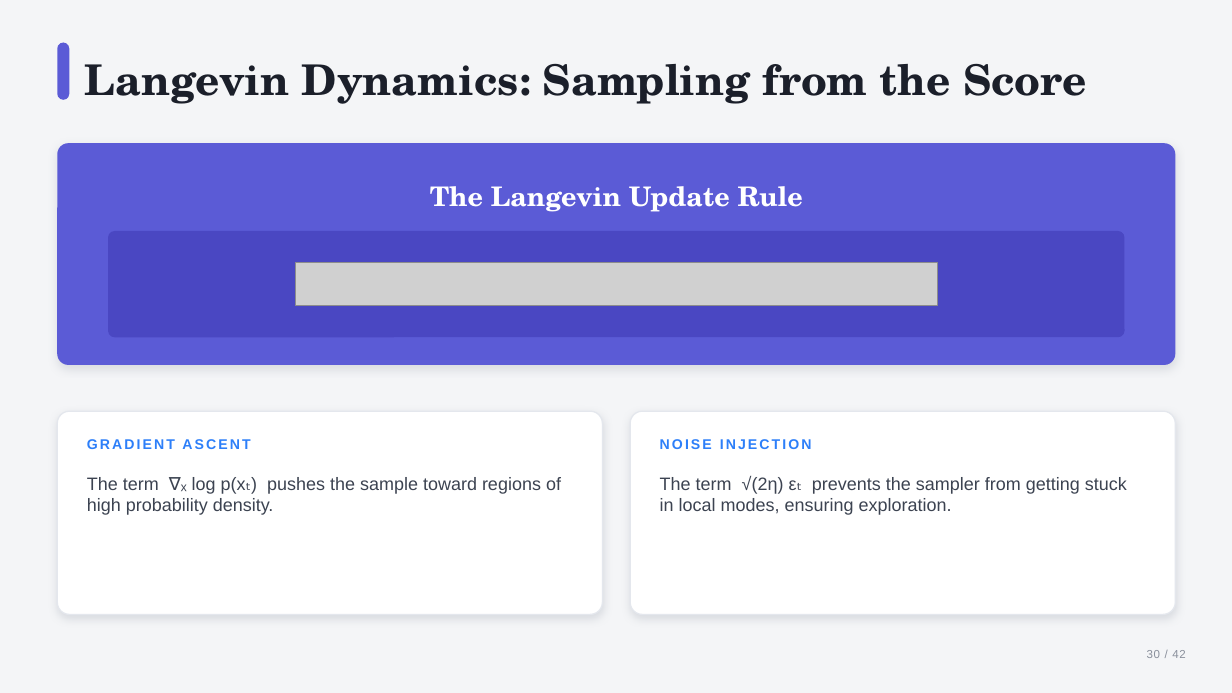
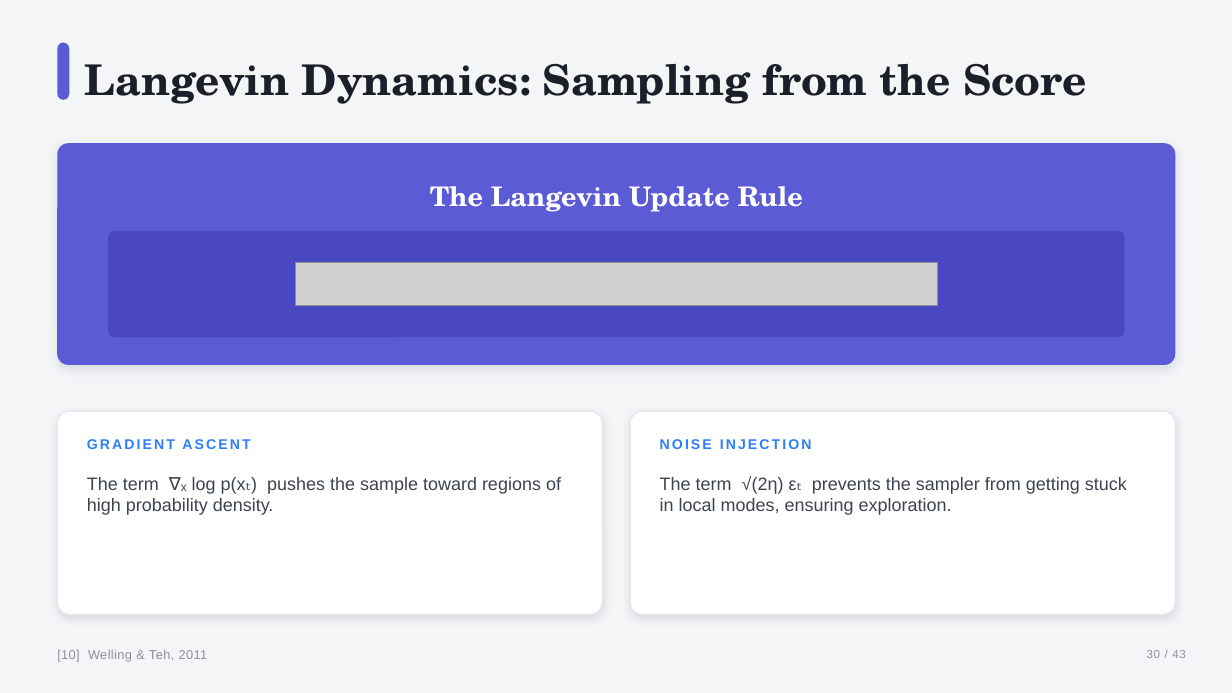
Before and after one commit to sudarshan1994/sudarshan1994.github.io, a slide deck: slide 30 of diffusion/diffusion_models_polished.pptx. Drawn at 1232x693 pixels with LibreOffice and Linux fonts; fonts in the diff are those of the drawing; grey boxes stand for pictures. Boxes give left, top, right and bottom in pixels: in the first picture for what was removed or moved away, otherwise in the second. Text is boxed around its words. In the diff, an @@ line names an element or a change of style, - is before the commit and + after.

```diff
--- a/diffusion/diffusion_models_polished.pptx
+++ b/diffusion/diffusion_models_polished.pptx
@@ text added at [57, 650, 208, 662], 10 pt, text #8A909C @@
+[10] Welling & Teh, 2011
```
Also in this commit, not shown: 33 other slides changed, 1 slide added, 3 other files.
